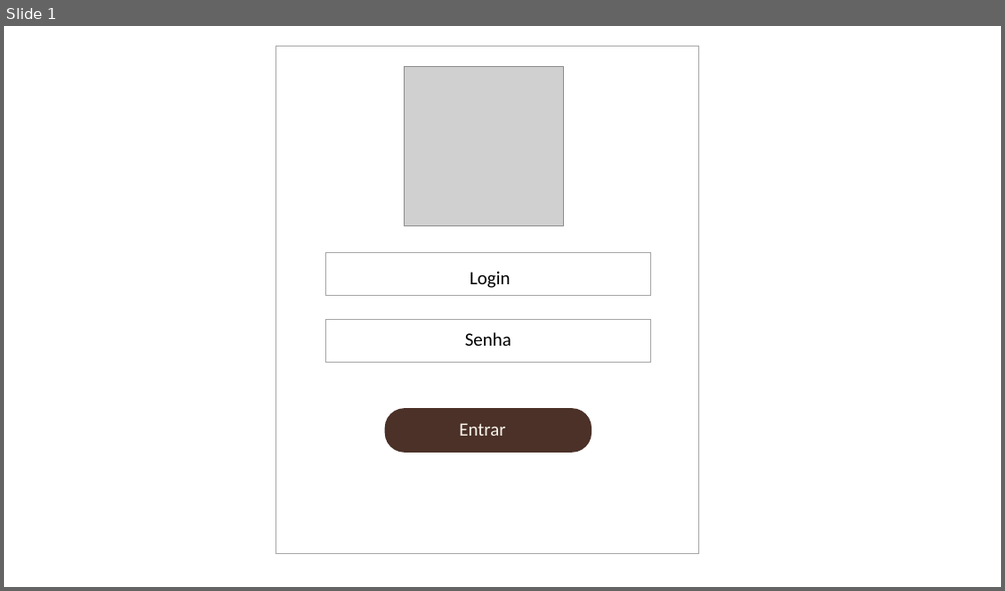
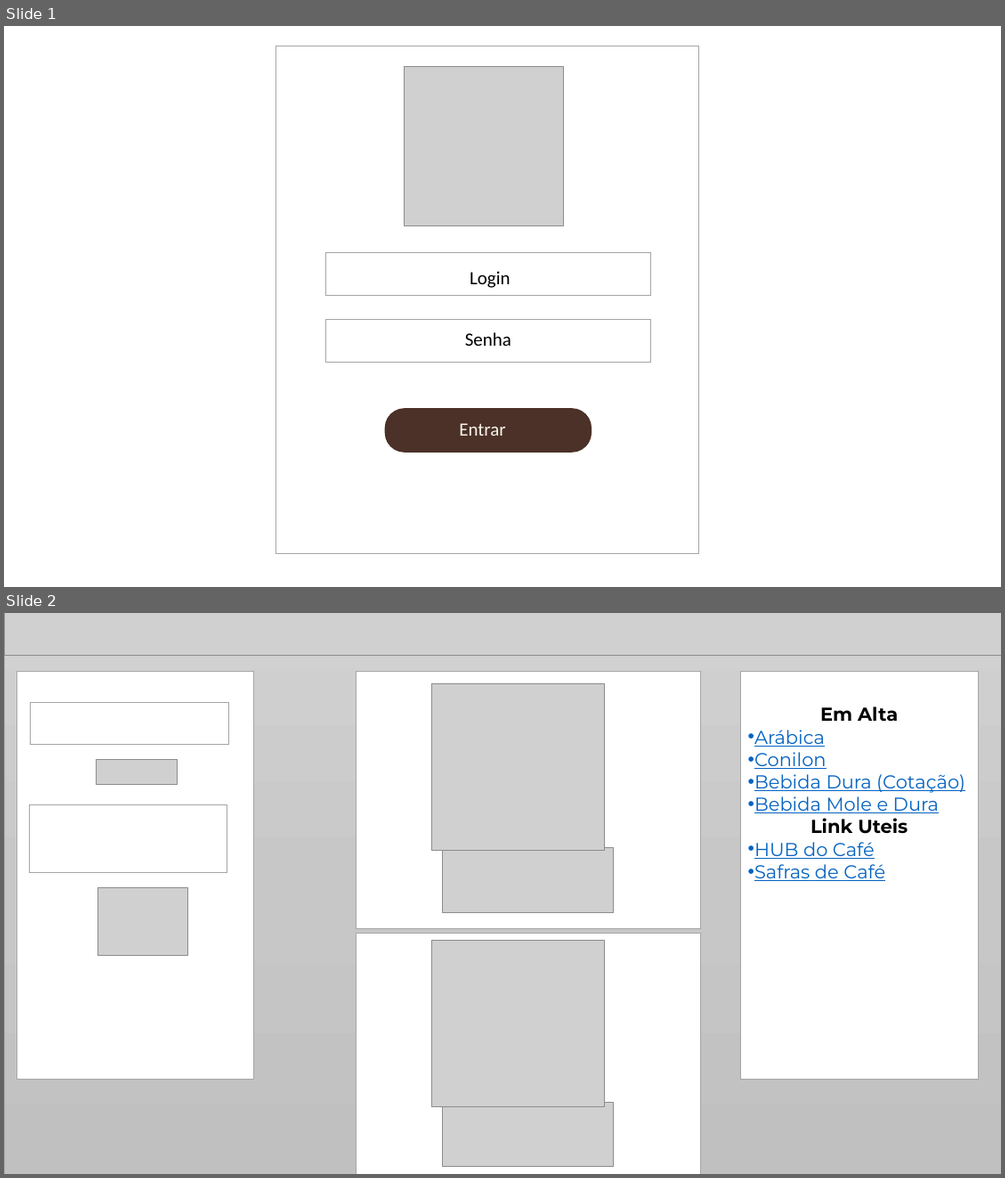
Before and after one commit to hncambraia/projetoTera, a slide deck: Prototipo.pptx. Shown one above the other, each under a label of ours: slide 1 before the commit, slides 1 and 2 after it. The pictures are 1005x591 and 1005x1178 pixels, drawn with LibreOffice and Linux fonts; fonts in the diff are those of the drawing; grey boxes stand for pictures. Boxes give left, top, right and bottom in pixels: in the first picture for what was removed or moved away, otherwise in the second. Text is boxed around its words. In the diff, an @@ line names an element or a change of style, - is before the commit and + after.

```diff
--- a/Prototipo.pptx
+++ b/Prototipo.pptx
@@ slide 2 added at (x1=4, y1=613, x2=1001, y2=1174), background #FFFFFF @@
@@ rectangle added at (x1=4, y1=613, x2=1001, y2=1174), fill gradient #D2D2D2 to #C8C8C8 to #C0C0C0, outline #A5A5A5 0.5 pt @@
@@ picture added at (x1=4, y1=613, x2=1001, y2=656) @@
@@ rectangle added at (x1=16, y1=671, x2=254, y2=1078), fill #FFFFFF, outline #A5A5A5 0.5 pt @@
@@ rectangle added at (x1=356, y1=671, x2=700, y2=929), fill #FFFFFF, outline #A5A5A5 0.5 pt @@
@@ picture added at (x1=432, y1=683, x2=605, y2=851) @@
@@ rectangle added at (x1=741, y1=671, x2=978, y2=1078), fill #FFFFFF, outline #A5A5A5 0.5 pt @@
@@ rectangle added at (x1=30, y1=702, x2=228, y2=745), fill #FFFFFF, outline #A5A5A5 0.5 pt @@
@@ text added at (x1=754, y1=706, x2=965, y2=881), 18 pt, text #0563C1, underline @@
+Em Alta
+• Arábica
+• Conilon
+• Bebida Dura (Cotação)
+• Bebida Mole e Dura
+Link Uteis
+• HUB do Café
+• Safras de Café
@@ picture added at (x1=96, y1=760, x2=177, y2=784) @@
@@ rectangle added at (x1=30, y1=804, x2=227, y2=873), fill #FFFFFF, outline #A5A5A5 0.5 pt @@
@@ picture added at (x1=443, y1=848, x2=614, y2=912) @@
@@ picture added at (x1=97, y1=888, x2=188, y2=957) @@
@@ rectangle added at (x1=356, y1=944, x2=700, y2=1128), fill #FFFFFF, outline #A5A5A5 0.5 pt @@
@@ rectangle added at (x1=356, y1=933, x2=700, y2=1174), fill #FFFFFF, outline #A5A5A5 0.5 pt @@
@@ picture added at (x1=432, y1=940, x2=605, y2=1107) @@
@@ picture added at (x1=443, y1=1102, x2=614, y2=1167) @@
```
Also in this commit, not shown: 1 slide changed, 1 slide removed, 7 other files.
